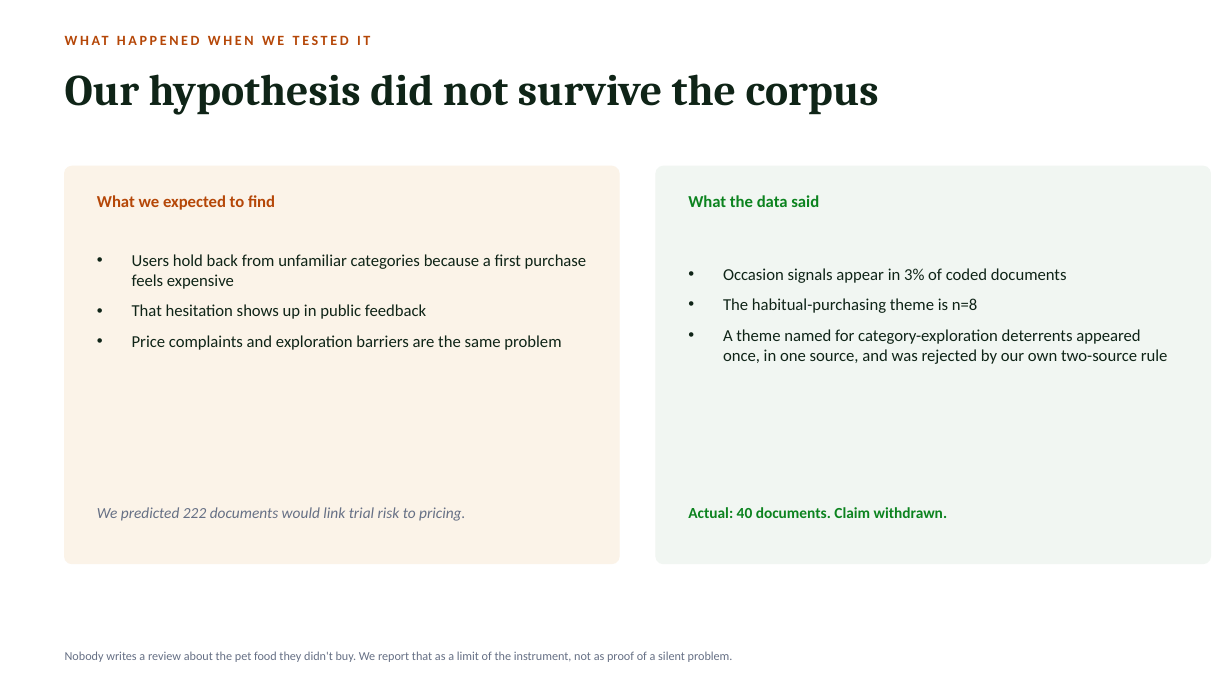
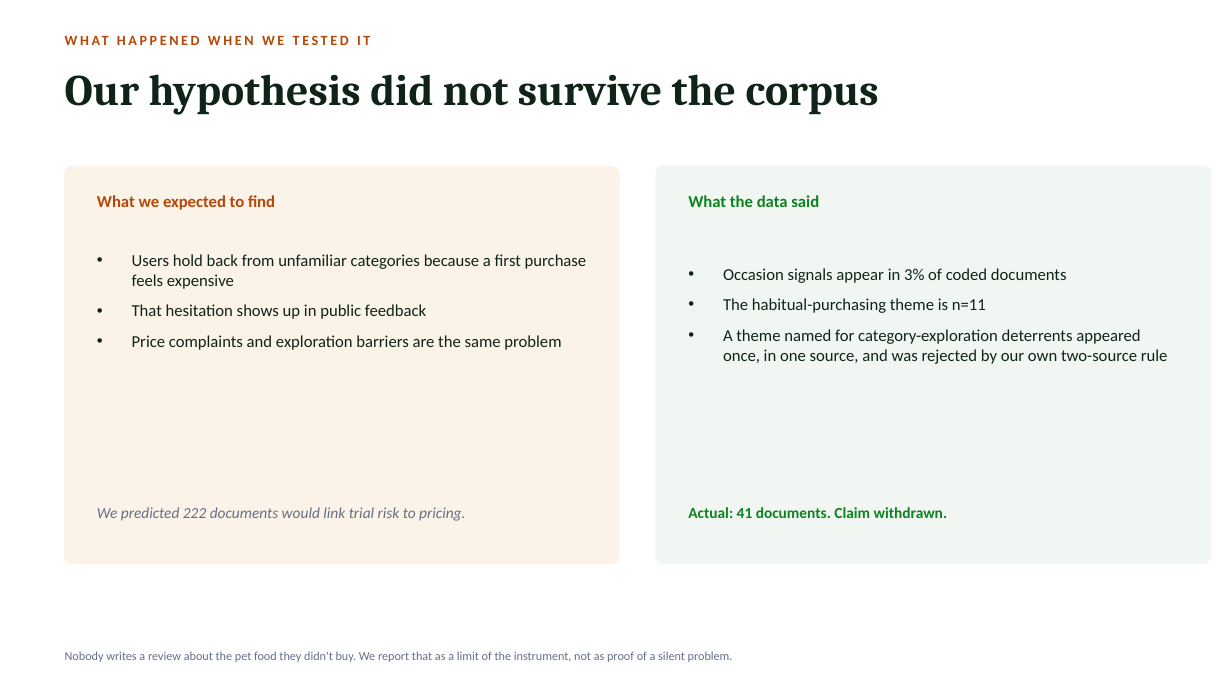
Before and after one commit to MayankSinghRaghav/Blinkit_Moments, a slide deck: slide 4 of deck/Blinkit-Moments-Fellowship.pptx. Drawn at 1232x693 pixels with LibreOffice and Linux fonts; fonts in the diff are those of the drawing. Boxes give left, top, right and bottom in pixels: in the first picture for what was removed or moved away, otherwise in the second. Text is boxed around its words. In the diff, an @@ line names an element or a change of style, - is before the commit and + after.

```diff
--- a/deck/Blinkit-Moments-Fellowship.pptx
+++ b/deck/Blinkit-Moments-Fellowship.pptx
@@ text at [723, 298, 986, 313]: text changed @@
-• The habitual-purchasing theme is n=8
+• The habitual-purchasing theme is n=11
@@ text at [688, 507, 947, 518]: text changed @@
-Actual: 40 documents. Claim withdrawn.
+Actual: 41 documents. Claim withdrawn.
```
Also in this commit, not shown: 2 other slides changed, 4 other files.
